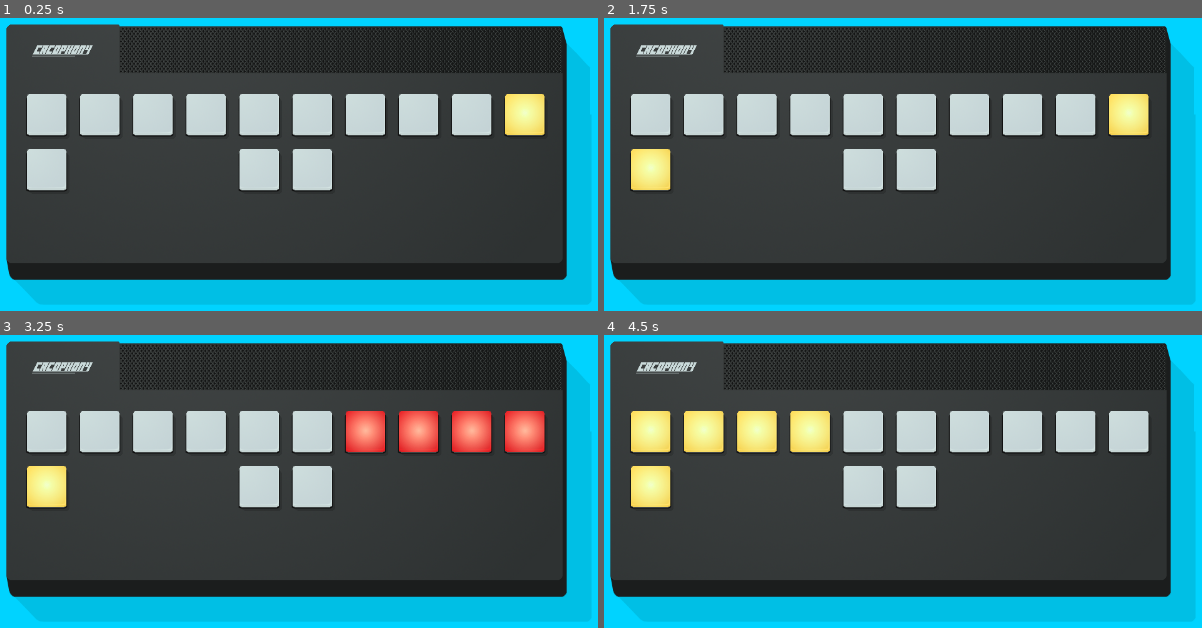
Above: before the commit, frames 1-4 (two rows, left to right).
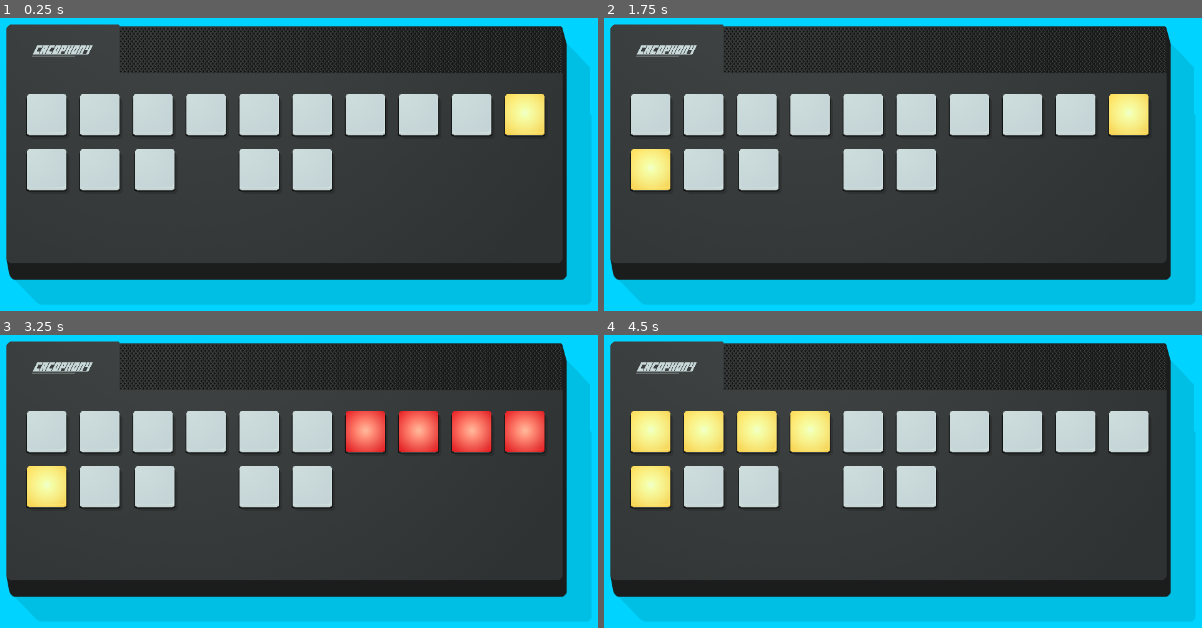
Above: after the commit, the same moments.

Repository: winterbeak/cacophony-t35x
Game: Godot game, scene res://Main.tscn
Two runs of this game, one before a commit and one after it. Both use one fixed random seed, a clock stepped at 60 frames per second and the inputs below.
Inputs:
- Up to frame 1 (0.25 s): no input
- Up to frame 2 (1.75 s): tap Enter at 0.5 s; tap Space at 1.25 s
- Up to frame 3 (3.25 s): tap Enter at 2 s; tap Space at 2.75 s
- Up to frame 4 (4.5 s): tap Enter at 4.25 s

The runs differ from the first frame. In frame 1, 2.0% of the frame differs, in the area x 13-30%, y 44-60%; in frame 2, 2.0%; in frame 3, 2.0%; in frame 4, 2.0%.

Commit message:
Add volume component

Diff:
--- a/Analog Cacophony/scenes/Grid.gd
+++ b/Analog Cacophony/scenes/Grid.gd
@@ -3,9 +3,14 @@
 var timer = 0
 
 func _ready():
+	# Row 1 position setting
 	$ChordComponent.position.x = Constants.LIGHT_DISTANCE_HORIZ * 4
 	$SequenceComponent.position.x = Constants.LIGHT_DISTANCE_HORIZ * 6
+
+	# Row 2 position setting
 	$ScaleComponent.position.y = Constants.LIGHT_DISTANCE_VERT
+	$VolumeComponent.position.y = Constants.LIGHT_DISTANCE_VERT
+	$VolumeComponent.position.x = Constants.LIGHT_DISTANCE_HORIZ
 
 func _process(delta):
 	if timer % 600 == 0:
@@ -16,5 +21,7 @@
 		$QueryComponent.activate(3)
 	elif timer % 600 == 400:
 		$ChordComponent.activate(3)
+	elif timer % 600 == 500:
+		$VolumeComponent.activate(5)
 
 	timer += 1
--- a/Analog Cacophony/scenes/Grid.tscn
+++ b/Analog Cacophony/scenes/Grid.tscn
@@ -1,10 +1,11 @@
-[gd_scene load_steps=6 format=2]
+[gd_scene load_steps=7 format=2]
 
 [ext_resource path="res://scenes/components/SequenceComponent.tscn" type="PackedScene" id=1]
 [ext_resource path="res://scenes/Grid.gd" type="Script" id=2]
 [ext_resource path="res://scenes/components/QueryComponent.tscn" type="PackedScene" id=3]
 [ext_resource path="res://scenes/components/ChordComponent.tscn" type="PackedScene" id=4]
 [ext_resource path="res://scenes/components/ScaleComponent.tscn" type="PackedScene" id=5]
+[ext_resource path="res://scenes/components/VolumeComponent.tscn" type="PackedScene" id=6]
 
 [node name="Grid" type="Node2D"]
 script = ExtResource( 2 )
@@ -16,3 +17,5 @@
 [node name="ChordComponent" parent="." instance=ExtResource( 4 )]
 
 [node name="ScaleComponent" parent="." instance=ExtResource( 5 )]
+
+[node name="VolumeComponent" parent="." instance=ExtResource( 6 )]
--- /dev/null
+++ b/Analog Cacophony/scenes/components/VolumeComponent.tscn
@@ -0,0 +1,14 @@
+[gd_scene load_steps=4 format=2]
+
+[ext_resource path="res://scripts/components/VolumeComponent.gd" type="Script" id=1]
+[ext_resource path="res://scenes/components/BaseComponent.tscn" type="PackedScene" id=2]
+[ext_resource path="res://scenes/Light.tscn" type="PackedScene" id=3]
+
+[node name="VolumeComponent" instance=ExtResource( 2 )]
+script = ExtResource( 1 )
+
+[node name="Light2" parent="." index="1" instance=ExtResource( 3 )]
+key = "d"
+
+[node name="Light1" parent="." index="2" instance=ExtResource( 3 )]
+key = "s"
--- /dev/null
+++ b/Analog Cacophony/scripts/components/VolumeComponent.gd
@@ -0,0 +1,41 @@
+extends "res://scripts/components/BaseComponent.gd"
+
+var volume: int = 3
+const START_VOLUME: int = 3
+const GOAL_VOLUME: int = 6
+const FAIL_VOLUME: int = 0
+var first_key_is_volume_up: bool = true
+
+func _ready() -> void:
+	lights = [$Light1, $Light2]
+	lights[1].position.x = Constants.LIGHT_DISTANCE_VERT
+
+func start() -> void:
+	first_key_is_volume_up = not first_key_is_volume_up
+	volume = START_VOLUME
+	lights[0].turn_on()
+	lights[1].turn_on()
+
+func increase_volume() -> void:
+	volume += 1
+	if volume == GOAL_VOLUME:
+		lights[0].turn_off()
+		lights[1].turn_off()
+		deactivate()
+
+func decrease_volume() -> void:
+	volume -= 1
+	if volume == FAIL_VOLUME:
+		fail()
+
+func on_key_press(key: String) -> void:
+	if key == lights[0].key:
+		if first_key_is_volume_up:
+			increase_volume()
+		else:
+			decrease_volume()
+	elif key == lights[1].key:
+		if not first_key_is_volume_up:
+			increase_volume()
+		else:
+			decrease_volume()
